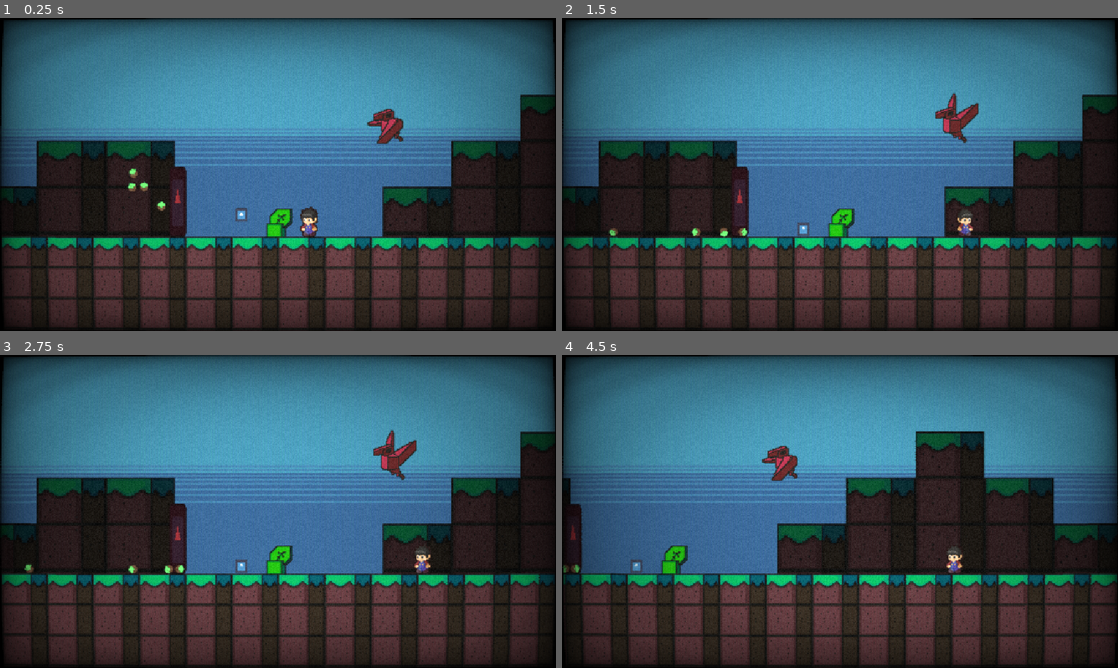
Above: before the commit, frames 1-4 (two rows, left to right).
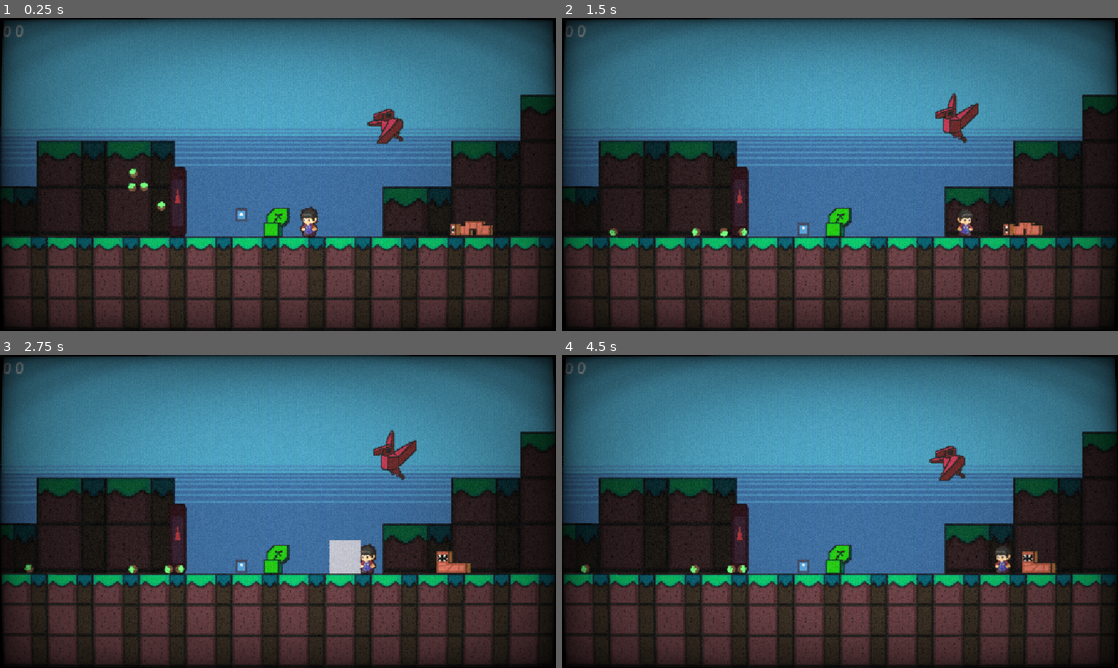
Above: after the commit, the same moments.

Repository: Raylandson/scale-gmtk-24
Game: Godot game, scene res://maps/main.tscn
The game is run twice, just before and just after one commit, with the same random seed, the same clock (stepped at 60 frames per second) and the same inputs. The engine's default icon, where the game draws it, is replaced by a stand-in: a white triangle on a blue panel in a dark square.
Inputs:
- Up to frame 1 (0.25 s): no input
- Up to frame 2 (1.5 s): tap Enter (ui_accept) at 0.5, 1.35 s; hold Enter (ui_accept) 0.53-1.28 s; hold Right (ui_right) from 0.53 s (still down); tap W (jump) at 0.77 s
- Up to frame 3 (2.75 s): tap W (jump) at 1.52 s; release Right (ui_right) at 2.03 s; hold Left (ui_left) from 2.03 s (still down); hold Enter (ui_accept) from 2.03 s (still down)
- Up to frame 4 (4.5 s): release Left (ui_left) at 2.78 s; release Enter (ui_accept) at 2.78 s; hold Right (ui_right) 2.78-4.28 s; tap Enter (ui_accept) at 2.85, 4.35 s; tap W (jump) at 3.02, 3.77 s; hold Enter (ui_accept) 3.53-4.28 s; hold Left (ui_left) from 4.28 s (still down)

The runs differ from the first frame. In frame 1, 0.7% of the frame differs, in the area x 0-89%, y 2-71%; in frame 2, 0.6%; in frame 3, 1.7%; in frame 4, 44%, in the area x 0-100%, y 2-99%.

Commit message:
some changes and pickup

Diff:
--- a/scale-game-project/assets/scripts/global.gd
+++ b/scale-game-project/assets/scripts/global.gd
@@ -1,14 +1,27 @@
 extends Node
 class_name Global
 
-var wood : float = 0.0 :
-	set = _change_wood
+var wood : int = 0
 var water : float = 0.0
-var ore : float = 0.0
+var ore : int = 0
+
+var dict_vars: Dictionary = {
+	"wood" : wood,
+	"water" : water,
+	"ore" : ore
+}
+
+func update_vars():
+	wood = dict_vars["wood"]
+	water = dict_vars["water"]
+	ore = dict_vars["ore"]
 
 func _ready():
 	pass # Replace with function body.
 
+func _process(delta: float) -> void:
+	print(wood, water, ore)
+
 func _change_wood(new_value):
 	wood = max(0, new_value)
 	print(wood)
--- a/scale-game-project/enemy/worm_enemy.gd
+++ b/scale-game-project/enemy/worm_enemy.gd
@@ -6,8 +6,10 @@
 @export var speed = 8
 @export var gravity = 50
 @export var attack_distance_threshold = 50
+
 @export var health_points = 50
 @onready var current_health_points = health_points
+
 
 var direction = Vector2.ZERO
 var target = null
@@ -49,3 +51,22 @@
 	elif sign(direction.x) == 1:
 		$AnimationPlayer.play("movingL")
 	move_and_slide()
+
+
+func take_damage(damage : float):
+	current_health_points = max(0, current_health_points - damage)
+	if current_health_points <= 0:
+		death()
+	apply_knockback()
+
+	var tw = create_tween()
+	tw.tween_property(self, "modulate", Color(1, 1, 1), 0.15).from(Color.DARK_RED).set_trans(Tween.TRANS_QUART)
+
+
+func death():
+	self.queue_free()
+
+
+func apply_knockback():
+	self.global_position += -direction + Vector2(10, 10)
+	pass
--- a/scale-game-project/enemy/worm_enemy.tscn
+++ b/scale-game-project/enemy/worm_enemy.tscn
@@ -21,6 +21,23 @@
 "values": [0]
 }
 
+[sub_resource type="Animation" id="Animation_21xnn"]
+resource_name = "movingL"
+length = 0.5405
+loop_mode = 1
+tracks/0/type = "value"
+tracks/0/imported = false
+tracks/0/enabled = true
+tracks/0/path = NodePath("Seed:frame")
+tracks/0/interp = 1
+tracks/0/loop_wrap = true
+tracks/0/keys = {
+"times": PackedFloat32Array(0, 0.2, 0.4),
+"transitions": PackedFloat32Array(1, 1, 1),
+"update": 1,
+"values": [3, 5, 4]
+}
+
 [sub_resource type="Animation" id="Animation_6ni8x"]
 resource_name = "movingR"
 length = 0.5405
@@ -38,23 +55,6 @@
 "values": [0, 1, 2]
 }
 
-[sub_resource type="Animation" id="Animation_21xnn"]
-resource_name = "movingL"
-length = 0.5405
-loop_mode = 1
-tracks/0/type = "value"
-tracks/0/imported = false
-tracks/0/enabled = true
-tracks/0/path = NodePath("Seed:frame")
-tracks/0/interp = 1
-tracks/0/loop_wrap = true
-tracks/0/keys = {
-"times": PackedFloat32Array(0, 0.2, 0.4),
-"transitions": PackedFloat32Array(1, 1, 1),
-"update": 1,
-"values": [3, 5, 4]
-}
-
 [sub_resource type="AnimationLibrary" id="AnimationLibrary_qxmd6"]
 _data = {
 "RESET": SubResource("Animation_rrdeh"),
@@ -62,7 +62,7 @@
 "movingR": SubResource("Animation_6ni8x")
 }
 
-[node name="WormEnemy" type="CharacterBody2D"]
+[node name="WormEnemy" type="CharacterBody2D" groups=["enemy"]]
 collision_mask = 17
 script = ExtResource("1_83hfe")
 
--- /dev/null
+++ b/scale-game-project/maps/debug_material_count.gd
@@ -0,0 +1,5 @@
+extends Label
+
+
+func _process(delta: float) -> void:
+	self.text = str(Globals.wood) + " " + str(Globals.ore)
--- a/scale-game-project/maps/main.tscn
+++ b/scale-game-project/maps/main.tscn
@@ -16,6 +16,7 @@
 [ext_resource type="Texture2D" uid="uid://c5hm2j8s4wnhj" path="res://assets/sprites/crow3.png" id="14_8gc8x"]
 [ext_resource type="PackedScene" uid="uid://bkda8mouc26ie" path="res://tools/tree.tscn" id="15_cphb1"]
 [ext_resource type="PackedScene" uid="uid://bvgrp8c2m7ffg" path="res://tools/ore.tscn" id="16_msvac"]
+[ext_resource type="Script" path="res://maps/debug_material_count.gd" id="17_rtbgs"]
 
 [sub_resource type="TileSetAtlasSource" id="TileSetAtlasSource_hp6w0"]
 texture = ExtResource("1_3crm5")
@@ -162,7 +163,10 @@
 tile_set = SubResource("TileSet_2udw2")
 
 [node name="Seed" parent="." instance=ExtResource("10_i48q2")]
-position = Vector2(288, 210)
+position = Vector2(285, 209)
+
+[node name="WormEnemy3" parent="." instance=ExtResource("11_fvv4m")]
+position = Vector2(489, 222)
 
 [node name="Player" parent="." instance=ExtResource("2_plovj")]
 physics_interpolation_mode = 1
@@ -259,3 +263,10 @@
 
 [node name="Ore4" parent="." instance=ExtResource("16_msvac")]
 position = Vector2(143, 203)
+
+[node name="CanvasLayer" type="CanvasLayer" parent="."]
+
+[node name="Label" type="Label" parent="CanvasLayer"]
+offset_right = 40.0
+offset_bottom = 23.0
+script = ExtResource("17_rtbgs")
--- a/scale-game-project/player/catch_area.gd
+++ b/scale-game-project/player/catch_area.gd
@@ -27,8 +27,8 @@
 
 
 	if timer < 0:
-		printt(player.carrying, player.wood_carrying, current_itens.size(),
-		items_list.is_empty(), current_itens, items_list)
+		#printt(player.carrying, player.wood_carrying, current_itens.size(),
+		#items_list.is_empty(), current_itens, items_list)
 		timer = 0.5
 
 	can_catch_timer -= delta
@@ -47,7 +47,7 @@
 				item.set_freeze(false)
 				var base_vector: Vector2 = item.random_direction_upwards()
 
-				item.apply_central_force(player.velocity * 30 + \
+				item.apply_central_force(player.velocity * 100 + \
 				base_vector * randf_range(1, 5)) # esse numero magico eh psico
 			current_itens.erase(item)
 			print('item deletado', item.name)
--- a/scale-game-project/player/player.gd
+++ b/scale-game-project/player/player.gd
@@ -7,6 +7,9 @@
 
 
 const TILE_SIZE = 16
+
+@export var horizontal_attack_damage = 10
+@export var vertical_attack_damage = 15
 
 @export var ground_max_velocity: float = 7.0 * TILE_SIZE
 @export_range (0.01, 2.0) var ground_turn_time: float = 0.15
@@ -70,6 +73,9 @@
 @onready var default_cut_time: float = cut_time
 var wood_carrying: bool = false
 
+var is_attacking = false
+
+
 func _process(delta: float) -> void:
 	bucket_follow()
 	if Input.is_action_just_pressed("reset"):
@@ -85,7 +91,7 @@
 	manage_animations()
 
 
-	#printt(velocity, _g_multiplier, _ground_accel)
+	#printt(velocity, _g_multiplier, _ground_accel)s
 	#print(_actual_state)
 	match _actual_state:
 		STATE_STAND:
@@ -193,6 +199,12 @@
 	if Input.is_action_just_pressed("jump") and is_on_floor():
 		jump()
 
+	if Input.is_action_pressed("ui_accept"):
+		if Input.is_action_pressed("ui_up"):
+			vertical_attack()
+		else:
+			horizontal_attack()
+
 	if not is_on_floor():
 		_actual_state = STATE_AIR
 
@@ -215,6 +227,11 @@
 	if not is_on_floor():
 		_actual_state = STATE_AIR
 
+	if Input.is_action_pressed("ui_accept"):
+		if Input.is_action_pressed("ui_up"):
+			vertical_attack()
+		else:
+			horizontal_attack()
 
 func air_state(delta: float) -> void:
 	flip_nodes()
@@ -237,6 +254,12 @@
 		_g_multiplier = _gravity_multiplier
 
 	coyote_time -= delta
+
+	if Input.is_action_pressed("ui_accept"):
+		if Input.is_action_pressed("ui_up"):
+			vertical_attack()
+		else:
+			horizontal_attack()
 
 	if _jump_pressed:
 		buffering_time -= delta
@@ -345,3 +368,28 @@
 func flip_nodes() -> void:
 	if _direction:
 		$Flip.scale.x = -_direction
+
+
+func _on_horizontal_attack_body_entered(body: Node2D) -> void:
+	if body.is_in_group("enemy"):
+		body.take_damage(horizontal_attack_damage)
+
+
+func _on_vertical_attack_body_entered(body: Area2D) -> void:
+	if body.is_in_group("enemy"):
+		body.take_damage(vertical_attack_damage)
+
+
+func horizontal_attack():
+	if is_attacking == false:
+		is_attacking = true
+		$AnimationPlayer.play("horizontal_attack")
+		await get_tree().create_timer(0.6)
+		is_attacking = false
+
+func vertical_attack():
+	if is_attacking == false:
+		is_attacking = true
+		$AnimationPlayer.play("vertical_attack")
+		await get_tree().create_timer(0.6)
+		is_attacking = false
--- a/scale-game-project/player/player.tscn
+++ b/scale-game-project/player/player.tscn
@@ -1,14 +1,134 @@
-[gd_scene load_steps=6 format=3 uid="uid://bvbw83pfh83ca"]
+[gd_scene load_steps=12 format=3 uid="uid://bvbw83pfh83ca"]
 
 [ext_resource type="Script" path="res://player/player.gd" id="1_ct6yo"]
 [ext_resource type="Texture2D" uid="uid://1emngc8345pc" path="res://assets/sprites/farmer_player.png" id="2_201af"]
 [ext_resource type="Script" path="res://player/catch_area.gd" id="3_xw35a"]
 
+[sub_resource type="RectangleShape2D" id="RectangleShape2D_hj05l"]
+size = Vector2(35, 38)
+
+[sub_resource type="RectangleShape2D" id="RectangleShape2D_3f7nw"]
+size = Vector2(28, 61)
+
 [sub_resource type="CapsuleShape2D" id="CapsuleShape2D_1ljut"]
 height = 32.0
 
-[sub_resource type="CircleShape2D" id="CircleShape2D_fpmta"]
-radius = 19.0
+[sub_resource type="CircleShape2D" id="CircleShape2D_1eg6l"]
+radius = 18.1108
+
+[sub_resource type="Animation" id="Animation_om044"]
+length = 0.001
+tracks/0/type = "value"
+tracks/0/imported = false
+tracks/0/enabled = true
+tracks/0/path = NodePath("Flip/HorizontalAttack/CollisionShape2D:disabled")
+tracks/0/interp = 1
+tracks/0/loop_wrap = true
+tracks/0/keys = {
+"times": PackedFloat32Array(0),
+"transitions": PackedFloat32Array(1),
+"update": 1,
+"values": [true]
+}
+tracks/1/type = "value"
+tracks/1/imported = false
+tracks/1/enabled = true
+tracks/1/path = NodePath("Flip/HorizontalAttack/ColorRect:visible")
+tracks/1/interp = 1
+tracks/1/loop_wrap = true
+tracks/1/keys = {
+"times": PackedFloat32Array(0),
+"transitions": PackedFloat32Array(1),
+"update": 1,
+"values": [false]
+}
+tracks/2/type = "value"
+tracks/2/imported = false
+tracks/2/enabled = true
+tracks/2/path = NodePath("Flip/VerticalAttack/CollisionShape2D:disabled")
+tracks/2/interp = 1
+tracks/2/loop_wrap = true
+tracks/2/keys = {
+"times": PackedFloat32Array(0),
+"transitions": PackedFloat32Array(1),
+"update": 1,
+"values": [true]
+}
+tracks/3/type = "value"
+tracks/3/imported = false
+tracks/3/enabled = true
+tracks/3/path = NodePath("Flip/VerticalAttack/ColorRect:visible")
+tracks/3/interp = 1
+tracks/3/loop_wrap = true
+tracks/3/keys = {
+"times": PackedFloat32Array(0),
+"transitions": PackedFloat32Array(1),
+"update": 1,
+"values": [false]
+}
+
+[sub_resource type="Animation" id="Animation_uxtfb"]
+resource_name = "horizontal_attack"
+length = 0.28
+tracks/0/type = "value"
+tracks/0/imported = false
+tracks/0/enabled = true
+tracks/0/path = NodePath("Flip/HorizontalAttack/CollisionShape2D:disabled")
+tracks/0/interp = 1
+tracks/0/loop_wrap = true
+tracks/0/keys = {
+"times": PackedFloat32Array(0, 0.0333333),
+"transitions": PackedFloat32Array(1, 1),
+"update": 1,
+"values": [false, true]
+}
+tracks/1/type = "value"
+tracks/1/imported = false
+tracks/1/enabled = true
+tracks/1/path = NodePath("Flip/HorizontalAttack/ColorRect:visible")
+tracks/1/interp = 1
+tracks/1/loop_wrap = true
+tracks/1/keys = {
+"times": PackedFloat32Array(0, 0.1),
+"transitions": PackedFloat32Array(1, 1),
+"update": 1,
+"values": [true, false]
+}
+
+[sub_resource type="Animation" id="Animation_x4yq8"]
+resource_name = "vertical_attack"
+length = 0.278
+tracks/0/type = "value"
+tracks/0/imported = false
+tracks/0/enabled = true
+tracks/0/path = NodePath("Flip/VerticalAttack/CollisionShape2D:disabled")
+tracks/0/interp = 1
+tracks/0/loop_wrap = true
+tracks/0/keys = {
+"times": PackedFloat32Array(0, 0.0333333),
+"transitions": PackedFloat32Array(1, 1),
+"update": 1,
+"values": [false, true]
+}
+tracks/1/type = "value"
+tracks/1/imported = false
+tracks/1/enabled = true
+tracks/1/path = NodePath("Flip/VerticalAttack/ColorRect:visible")
+tracks/1/interp = 1
+tracks/1/loop_wrap = true
+tracks/1/keys = {
+"times": PackedFloat32Array(0, 0.0333333),
+"transitions": PackedFloat32Array(1, 1),
+"update": 1,
+"values": [true, false]
+}
+
+[sub_resource type="AnimationLibrary" id="AnimationLibrary_3jy44"]
+_data = {
+"RESET": SubResource("Animation_om044"),
+"horizontal_attack": SubResource("Animation_uxtfb"),
+"vertical_attack": SubResource("Animation_x4yq8")
+}
 
 [node name="Player" type="CharacterBody2D" groups=["CameraChanger"]]
 collision_mask = 17
@@ -26,7 +146,41 @@
 
 [node name="BucketPos" type="Marker2D" parent="Flip"]
 unique_name_in_owner = true
-position = Vector2(-16, -3)
+position = Vector2(-16, 0)
+
+[node name="HorizontalAttack" type="Area2D" parent="Flip"]
+position = Vector2(-21, 0)
+
+[node name="CollisionShape2D" type="CollisionShape2D" parent="Flip/HorizontalAttack"]
+shape = SubResource("RectangleShape2D_hj05l")
+disabled = true
+debug_color = Color(0.912239, 1.44392e-06, 0.507846, 0.42)
+
+[node name="ColorRect" type="ColorRect" parent="Flip/HorizontalAttack"]
+visible = false
+show_behind_parent = true
+offset_left = -18.0
+offset_top = -19.0
+offset_right = 14.0
+offset_bottom = 19.0
+color = Color(0.676098, 0.68039, 0.71938, 1)
+
+[node name="VerticalAttack" type="Area2D" parent="Flip" groups=["player"]]
+position = Vector2(0, -32)
+
+[node name="CollisionShape2D" type="CollisionShape2D" parent="Flip/VerticalAttack"]
+position = Vector2(0, -12.5)
+shape = SubResource("RectangleShape2D_3f7nw")
+disabled = true
+debug_color = Color(0.917759, 0.284442, 0.0388521, 0.42)
+
+[node name="ColorRect" type="ColorRect" parent="Flip/VerticalAttack"]
+visible = false
+offset_left = -14.0
+offset_top = -43.0
+offset_right = 14.0
+offset_bottom = 19.0
+color = Color(0.67451, 0.678431, 0.717647, 1)
 
 [node name="CollisionShape2D" type="CollisionShape2D" parent="."]
 shape = SubResource("CapsuleShape2D_1ljut")
@@ -39,7 +193,14 @@
 catch_position = NodePath("../Flip/BucketPos")
 
 [node name="CollisionShape2D" type="CollisionShape2D" parent="CatchArea"]
-shape = SubResource("CircleShape2D_fpmta")
-
+shape = SubResource("CircleShape2D_1eg6l")
+
+[node name="AnimationPlayer" type="AnimationPlayer" parent="."]
+libraries = {
+"": SubResource("AnimationLibrary_3jy44")
+}
+
+[connection signal="body_entered" from="Flip/HorizontalAttack" to="." method="_on_horizontal_attack_body_entered"]
+[connection signal="body_entered" from="Flip/VerticalAttack" to="." method="_on_vertical_attack_body_entered"]
 [connection signal="body_entered" from="CatchArea" to="CatchArea" method="_on_body_entered"]
 [connection signal="body_exited" from="CatchArea" to="CatchArea" method="_on_body_exited"]
--- a/scale-game-project/project.godot
+++ b/scale-game-project/project.godot
@@ -37,6 +37,8 @@
 
 CameraChanger="Group that change the camera position"
 CatchItem=""
+enemy=""
+player=""
 
 [input]
 
@@ -44,6 +46,7 @@
 "deadzone": 0.5,
 "events": [Object(InputEventKey,"resource_local_to_scene":false,"resource_name":"","device":0,"window_id":0,"alt_presse …(194 unchanged characters)…
 , Object(InputEventKey,"resource_local_to_scene":false,"resource_name":"","device":0,"window_id":0,"alt_pressed":false, …(185 unchanged characters)…
+, Object(InputEventKey,"resource_local_to_scene":false,"resource_name":"","device":-1,"window_id":0,"alt_pressed":false,"shift_pressed":false,"ctrl_pressed":false,"meta_pressed":false,"pressed":false,"keycode":0,"physical_keycode":90,"key_label":0,"unicode":122,"location":0,"echo":false,"script":null)
 ]
 }
 ui_left={
--- a/scale-game-project/seed/seed.gd
+++ b/scale-game-project/seed/seed.gd
@@ -1,5 +1,22 @@
 extends StaticBody2D
 class_name Seed
 
+@export var anim_time: float = 0.5
+
 func _ready():
 	add_to_group("seed")
+
+
+func _on_collect_area_body_entered(body: Node2D) -> void:
+	if body is CollectableItem:
+		if Globals.dict_vars.has(body.type):
+			Globals.dict_vars[body.type] += 1
+			Globals.update_vars()
+
+
+		body.modulate = Color.DARK_RED
+		body.set_freeze(true)
+		var tw = create_tween()
+		tw.tween_property(body, "global_position", self.global_position, anim_time)
+		await get_tree().create_timer(anim_time).timeout
+		body.queue_free()
--- a/scale-game-project/seed/seed.tscn
+++ b/scale-game-project/seed/seed.tscn
@@ -1,7 +1,10 @@
-[gd_scene load_steps=4 format=3 uid="uid://bi8hos746qhnk"]
+[gd_scene load_steps=5 format=3 uid="uid://bi8hos746qhnk"]
 
 [ext_resource type="Texture2D" uid="uid://b7505ocypkei0" path="res://assets/sprites/seed.png" id="1_8rdpw"]
 [ext_resource type="Script" path="res://seed/seed.gd" id="1_sieue"]
+
+[sub_resource type="CircleShape2D" id="CircleShape2D_sw378"]
+radius = 65.0077
 
 [sub_resource type="RectangleShape2D" id="RectangleShape2D_taeee"]
 size = Vector2(28, 30)
@@ -10,9 +13,18 @@
 collision_mask = 17
 script = ExtResource("1_sieue")
 
+[node name="CollectArea" type="Area2D" parent="."]
+collision_layer = 8
+collision_mask = 8
+
+[node name="CollisionShape2D" type="CollisionShape2D" parent="CollectArea"]
+shape = SubResource("CircleShape2D_sw378")
+
 [node name="Seed" type="Sprite2D" parent="."]
 texture = ExtResource("1_8rdpw")
 
 [node name="CollisionShape2D" type="CollisionShape2D" parent="."]
 position = Vector2(1, 0)
 shape = SubResource("RectangleShape2D_taeee")
+
+[connection signal="body_entered" from="CollectArea" to="." method="_on_collect_area_body_entered"]
--- a/scale-game-project/tools/items/collectable_item.gd
+++ b/scale-game-project/tools/items/collectable_item.gd
@@ -2,7 +2,9 @@
 
 class_name CollectableItem
 
+@export var type: String
 @export_range(1000, 10000) var spawn_velocity_force: float = 3000
+@export var collision: CollisionShape2D
 
 func _ready() -> void:
 	ready()
@@ -21,3 +23,7 @@
 
 func set_freeze(_bool: bool) -> void:
 	self.freeze = _bool
+	if is_instance_valid(collision):
+		collision.disabled = _bool
+		return
+	print('nao colocou a colisio')
--- a/scale-game-project/tools/log.tscn
+++ b/scale-game-project/tools/log.tscn
@@ -13,14 +13,16 @@
 [sub_resource type="CircleShape2D" id="CircleShape2D_na70n"]
 radius = 15.0
 
-[node name="Log" type="RigidBody2D" groups=["CatchItem"]]
+[node name="Log" type="RigidBody2D" node_paths=PackedStringArray("collision") groups=["CatchItem"]]
 collision_layer = 8
 collision_mask = 24
 mass = 0.805
 physics_material_override = SubResource("PhysicsMaterial_ivv3t")
 center_of_mass_mode = 1
 script = ExtResource("1_ykr6o")
+type = "wood"
 spawn_velocity_force = 10000.0
+collision = NodePath("CollisionShape2D")
 
 [node name="CollisionShape2D" type="CollisionShape2D" parent="."]
 shape = SubResource("CapsuleShape2D_6l1ut")
--- a/scale-game-project/tools/ore.tscn
+++ b/scale-game-project/tools/ore.tscn
@@ -12,13 +12,15 @@
 [sub_resource type="CircleShape2D" id="CircleShape2D_te6wg"]
 radius = 6.0
 
-[node name="Ore" type="RigidBody2D" groups=["CatchItem"]]
+[node name="Ore" type="RigidBody2D" node_paths=PackedStringArray("collision") groups=["CatchItem"]]
 collision_layer = 8
 collision_mask = 24
 mass = 0.81
 physics_material_override = SubResource("PhysicsMaterial_1v1i8")
 script = ExtResource("1_226qe")
+type = "ore"
 spawn_velocity_force = 10000.0
+collision = NodePath("CollisionShape2D")
 
 [node name="CollisionShape2D" type="CollisionShape2D" parent="."]
 shape = SubResource("CircleShape2D_3q1um")
--- a/scale-game-project/tools/tree.tscn
+++ b/scale-game-project/tools/tree.tscn
@@ -2,7 +2,7 @@
 
 [ext_resource type="Script" path="res://tools/tree.gd" id="1_haqbx"]
 [ext_resource type="Texture2D" uid="uid://bn7jyvcvb1lr6" path="res://icon.svg" id="2_0tb3c"]
-[ext_resource type="PackedScene" uid="uid://ceha2iavrxbq2" path="res://tools/log.tscn" id="3_71a12"]
+[ext_resource type="PackedScene" uid="uid://bvgrp8c2m7ffg" path="res://tools/ore.tscn" id="2_yxct5"]
 
 [sub_resource type="RectangleShape2D" id="RectangleShape2D_g0x2j"]
 size = Vector2(20, 72)
@@ -14,7 +14,7 @@
 collision_layer = 4
 collision_mask = 16
 script = ExtResource("1_haqbx")
-log_scene = ExtResource("3_71a12")
+log_scene = ExtResource("2_yxct5")
 
 [node name="CollisionShape2D" type="CollisionShape2D" parent="."]
 shape = SubResource("RectangleShape2D_g0x2j")
Not shown: 1 places in scale-game-project/maps/main.tscn that only renumber resources
